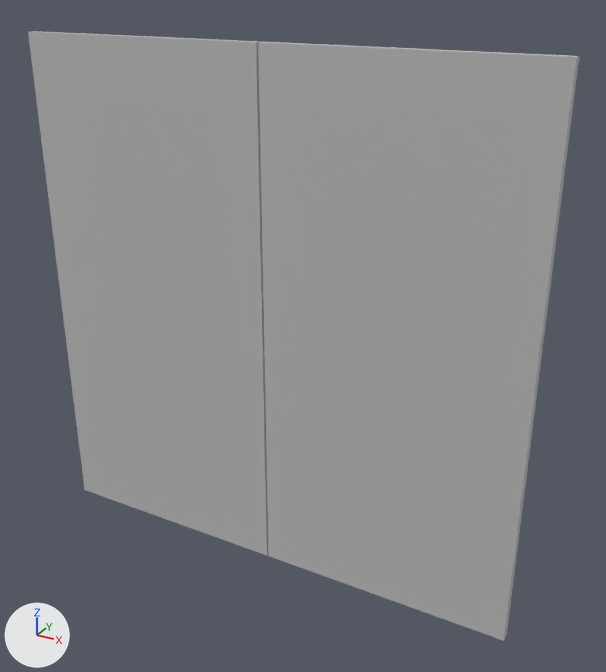
One commit to the FBX model ProjectFiles(3D)/Assets/FBXs/Cargo_Doors.fbx: the scene before it, then after it.
The view is the same before and after, from a 50 mm camera at (1.52, -2.48, 2.38) aimed at (0.14, 0.04, 1.12). Every picture has the same lights, and +X, +Y and +Z are marked at lower left. Where no turn or scale is listed for an object, it has been applied to the vertices.

Objects in the first picture: 'Cargo_Doors'.
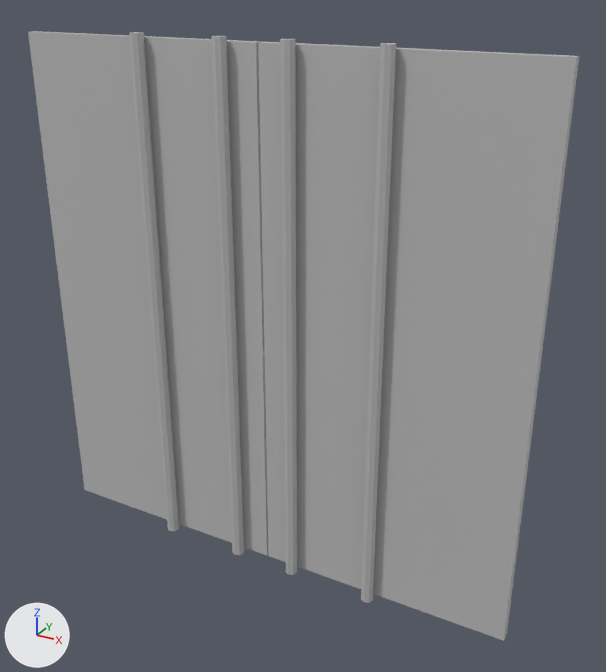
The change, as a list of edits to the scene's bpy script:
```text
Add mat_lambert3:
    mat_lambert3 = principled_material('lambert3')
    mat_lambert3.base_color = (0.5, 0.5, 0.5)  # grey #bcbcbc
Change me_mesh:
    where me_mesh.from_pydata(...)  # 16 vertices, 12 faces; spans x -1.02..1.02, y -0.02..0.02, z 0.1..2.16
    used by ob_cargo_doors; location = (0.0, 0.0, 0.0)
    remove me_mesh.materials.append(mat_blinn9)  # grey #bcbcbc
    me_mesh part 1: a new loose piece, an 8-sided cylinder along z spanning x -0.498..-0.448, y -0.071..-0.021, z 0.096..2.176, in mat_lambert3 (grey #bcbcbc)
    me_mesh part 2: a new loose piece, an 8-sided cylinder along z spanning x -0.155..-0.105, y -0.071..-0.021, z 0.096..2.176, in mat_lambert3 (grey #bcbcbc)
    me_mesh part 3: a new loose piece, an 8-sided cylinder along z spanning x 0.105..0.155, y -0.071..-0.021, z 0.096..2.176, in mat_lambert3 (grey #bcbcbc)
    me_mesh part 4: a new loose piece, an 8-sided cylinder along z spanning x 0.448..0.498, y -0.071..-0.021, z 0.096..2.176, in mat_lambert3 (grey #bcbcbc)
    add me_mesh.materials.append(mat_lambert3)  # grey #bcbcbc
```

Where the change shows, as pixel boxes [x1, y1, x2, y2] in the pictures (606 x 672 px):
part 1 of me_mesh, added: after [129, 32, 179, 531]
part 2 of me_mesh, added: after [211, 36, 244, 555]
part 3 of me_mesh, added: after [280, 39, 297, 575]
part 4 of me_mesh, added: after [361, 43, 396, 603]
